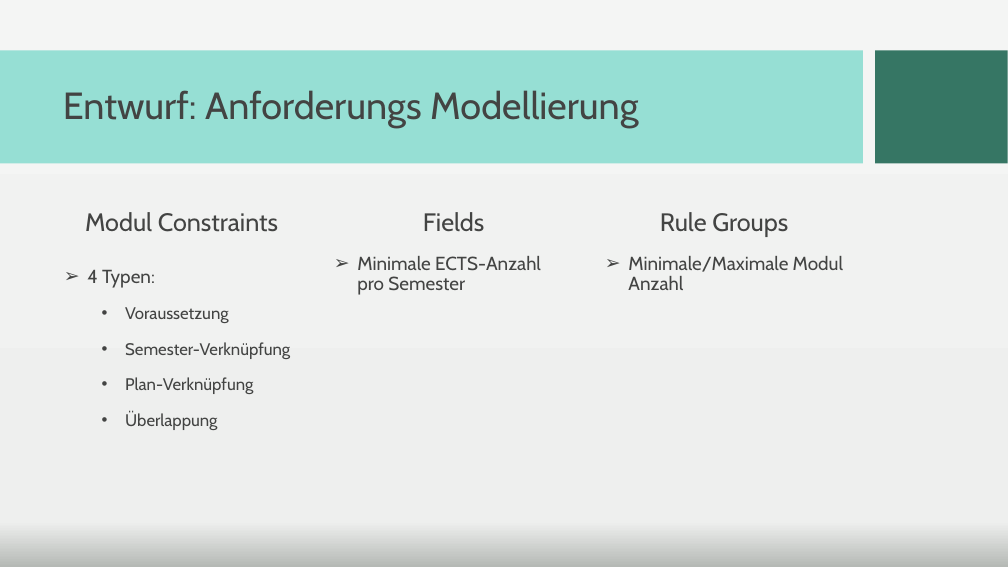
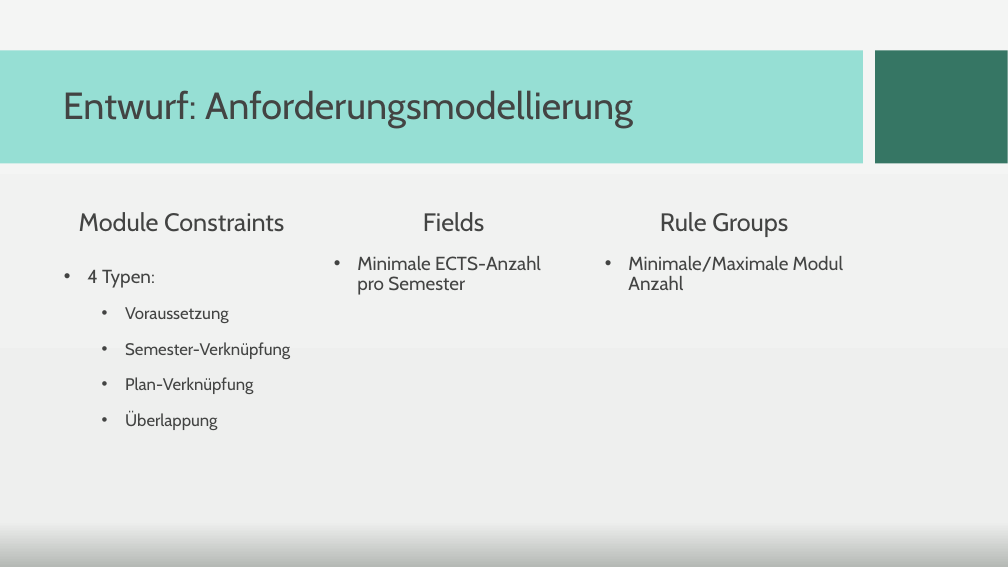
Before and after one commit to PSE-WS1617-IPD-Workflow/PSE_WS1617_IPD_Boehm_Studienplan, a slide deck: slide 5 of Abschlusspräsentation/Praesentation_newdesign.pptx. Drawn at 1008x567 pixels with LibreOffice and Linux fonts; fonts in the diff are those of the drawing; background and template pictures are left out. Boxes give left, top, right and bottom in pixels: in the first picture for what was removed or moved away, otherwise in the second. Text is boxed around its words. In the diff, an @@ line names an element or a change of style, - is before the commit and + after.

```diff
--- a/Abschlusspräsentation/Praesentation_newdesign.pptx
+++ b/Abschlusspräsentation/Praesentation_newdesign.pptx
@@ title at bbox=[63, 90, 633, 128]: text changed @@
-Entwurf: Anforderungs Modellierung
+Entwurf: Anforderungsmodellierung
@@ text at bbox=[79, 212, 284, 232]: text changed @@
-Modul Constraints
+Module Constraints
@@ text "Minimale ECTS-Anzahl pro Semester" at bbox=[357, 256, 541, 295]: bullet ➢ to • @@
@@ text "Minimale/Maximale Modul Anzahl" at bbox=[628, 256, 843, 290]: bullet ➢ to • @@
```
Also in this commit, not shown: 3 other slides changed, 1 slide added, 2 slides removed.
